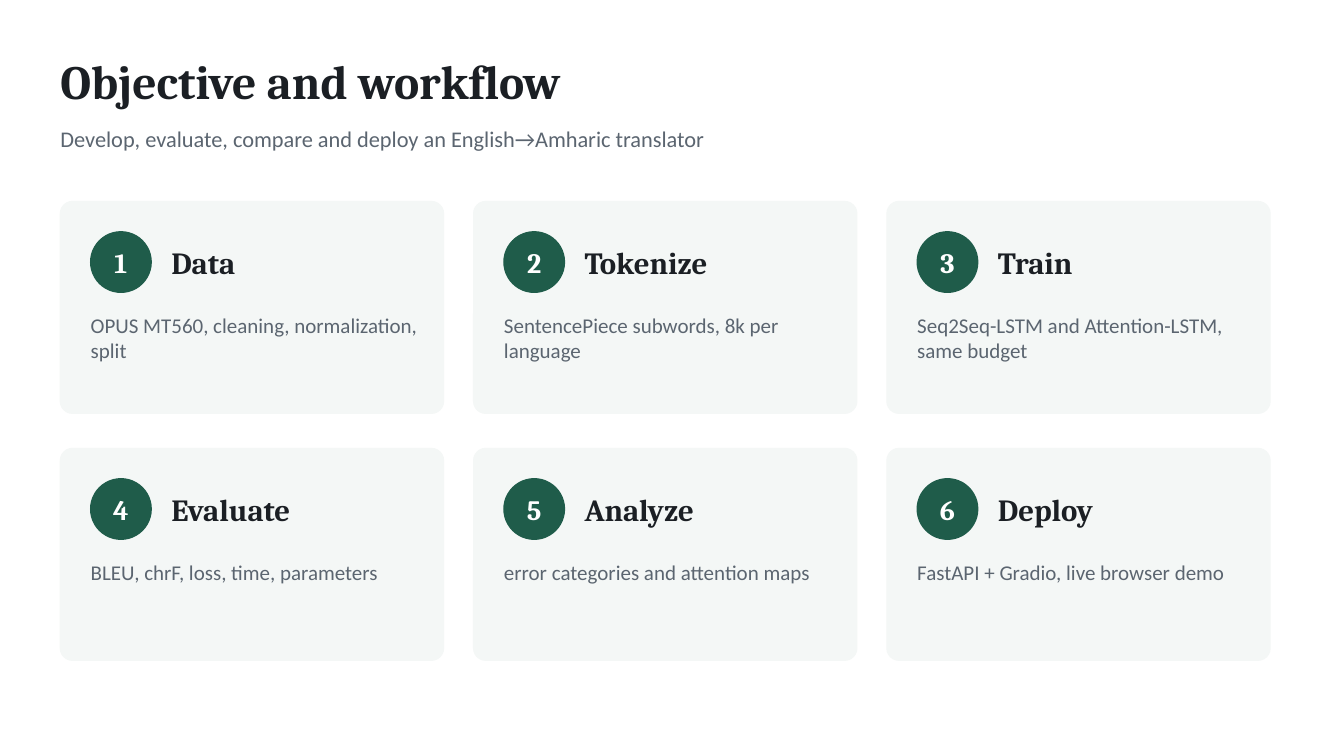
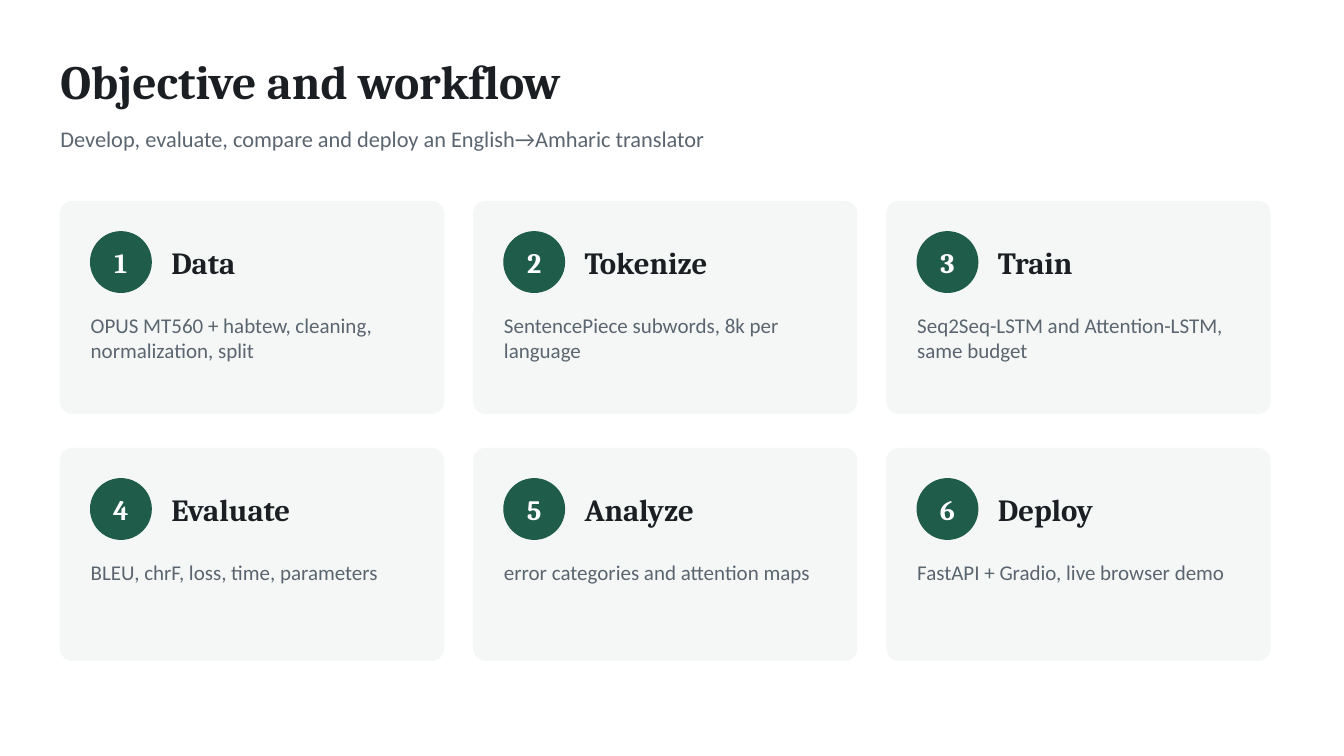
Before and after one commit to Esraprojects/deep_learning-amharic_translation-using-seq2seq, a slide deck: slide 2 of report/presentation.pptx. Drawn at 1344x756 pixels with LibreOffice and Linux fonts; fonts in the diff are those of the drawing. Boxes give left, top, right and bottom in pixels: in the first picture for what was removed or moved away, otherwise in the second. Text is boxed around its words. In the diff, an @@ line names an element or a change of style, - is before the commit and + after.

```diff
--- a/report/presentation.pptx
+++ b/report/presentation.pptx
@@ text at box(91, 318, 371, 362): text changed @@
-OPUS MT560, cleaning, normalization, split
+OPUS MT560 + habtew, cleaning, normalization, split
```
Also in this commit, not shown: 7 other slides changed, 37 other files.
